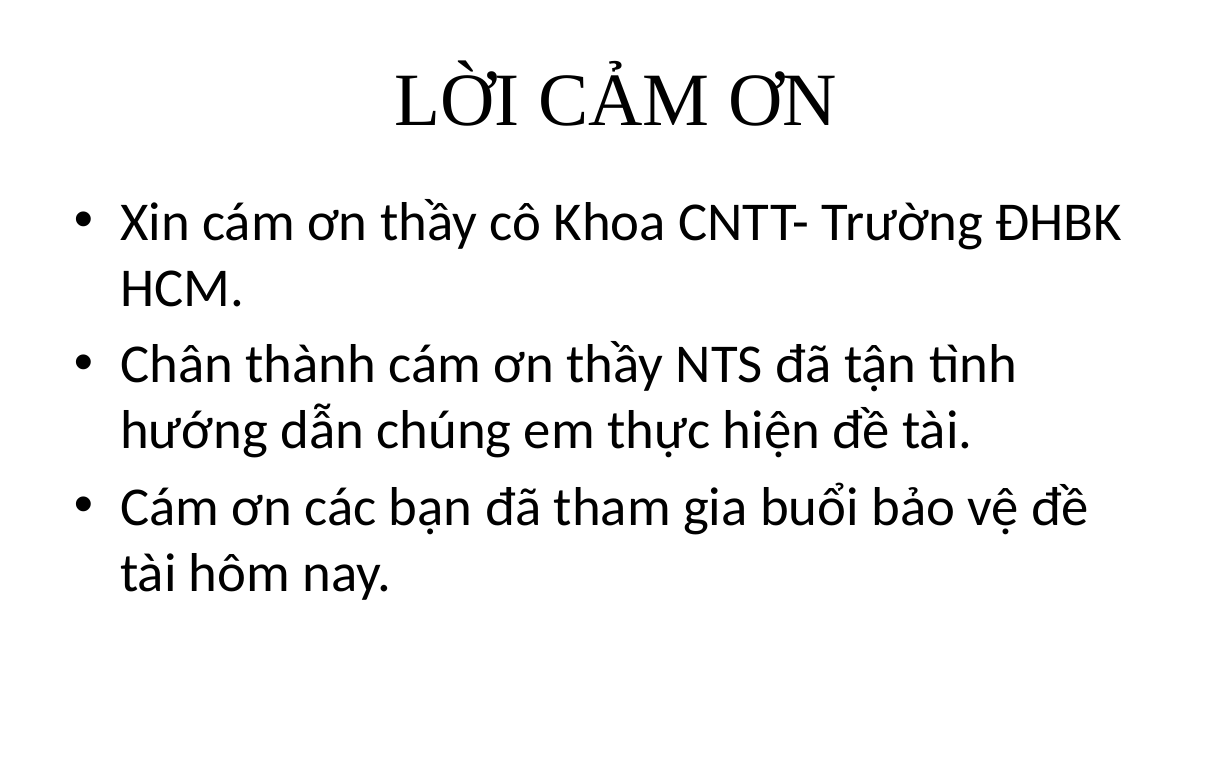
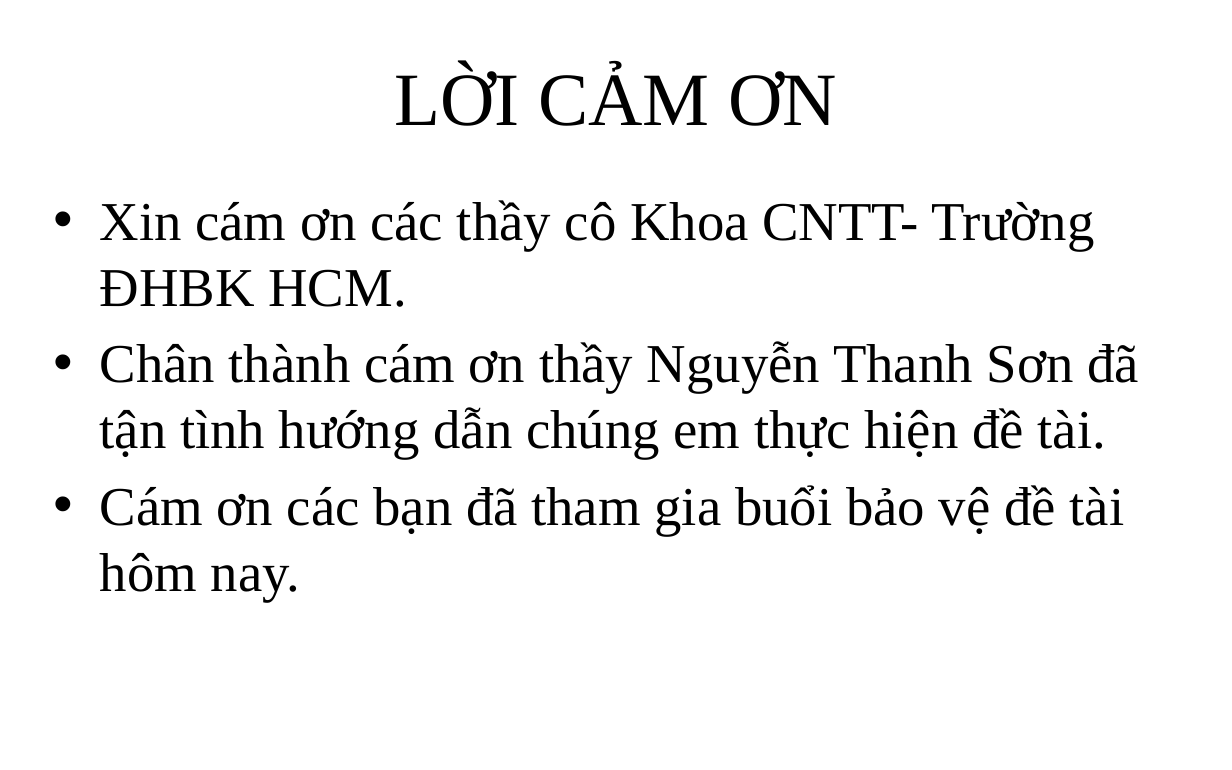
Before and after one commit to giang-rocker/logic, a slide deck: slide 2 of Report/SUY LUẬN TỰ NHIÊN.pptx. Drawn at 1232x770 pixels with LibreOffice and Linux fonts; fonts in the diff are those of the drawing. Boxes give left, top, right and bottom in pixels: in the first picture for what was removed or moved away, otherwise in the second. Text is boxed around its words. In the diff, an @@ line names an element or a change of style, - is before the commit and + after.

```diff
--- a/Report/SUY LUẬN TỰ NHIÊN.pptx
+++ b/Report/SUY LUẬN TỰ NHIÊN.pptx
@@ text "Xin cám ơn các thầy ...": place and size @@
-text "Xin cám ơn các thầy ..." at bbox=[120, 199, 1122, 600]
+text "Xin cám ơn các thầy ..." at bbox=[100, 200, 1139, 601]
@@ text at bbox=[100, 200, 1139, 459]: text changed; font Calibri to Times New Roman @@
-• Xin cám ơn thầy cô Khoa CNTT- Trường ĐHBK HCM.
-• Chân thành cám ơn thầy NTS đã tận tình hướng dẫn chúng em thực hiện đề tài.
+• Xin cám ơn các thầy cô Khoa CNTT- Trường ĐHBK HCM.
+• Chân thành cám ơn thầy Nguyễn Thanh Sơn đã tận tình hướng dẫn chúng em thực hiện đề tài.
@@ text at bbox=[100, 485, 1125, 601]: font Calibri to Times New Roman in "Cám ơn các bạn đã tham gia ..." @@
```
Also in this commit, not shown: 22 other slides changed, 2 slides added.
